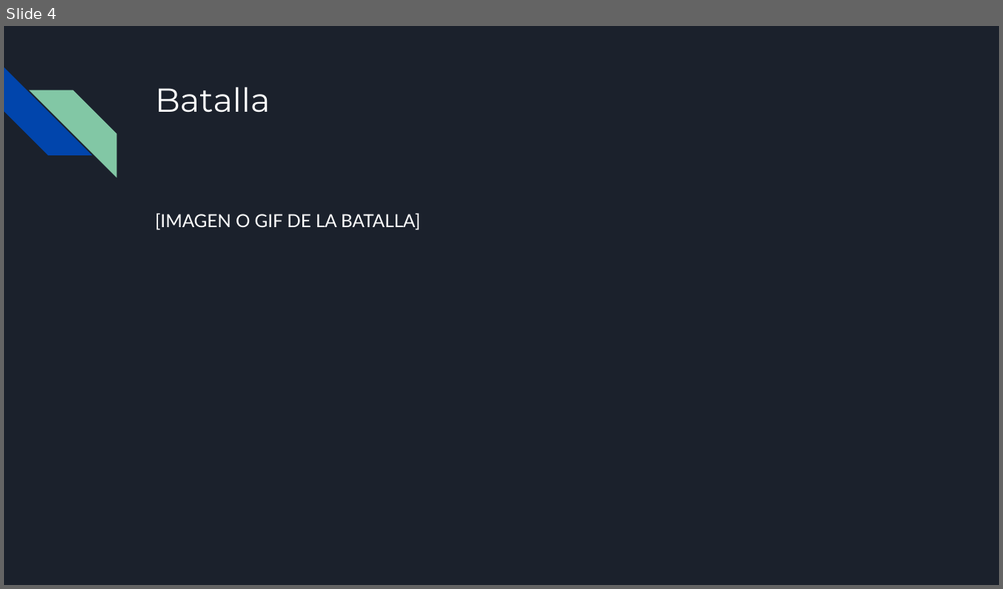
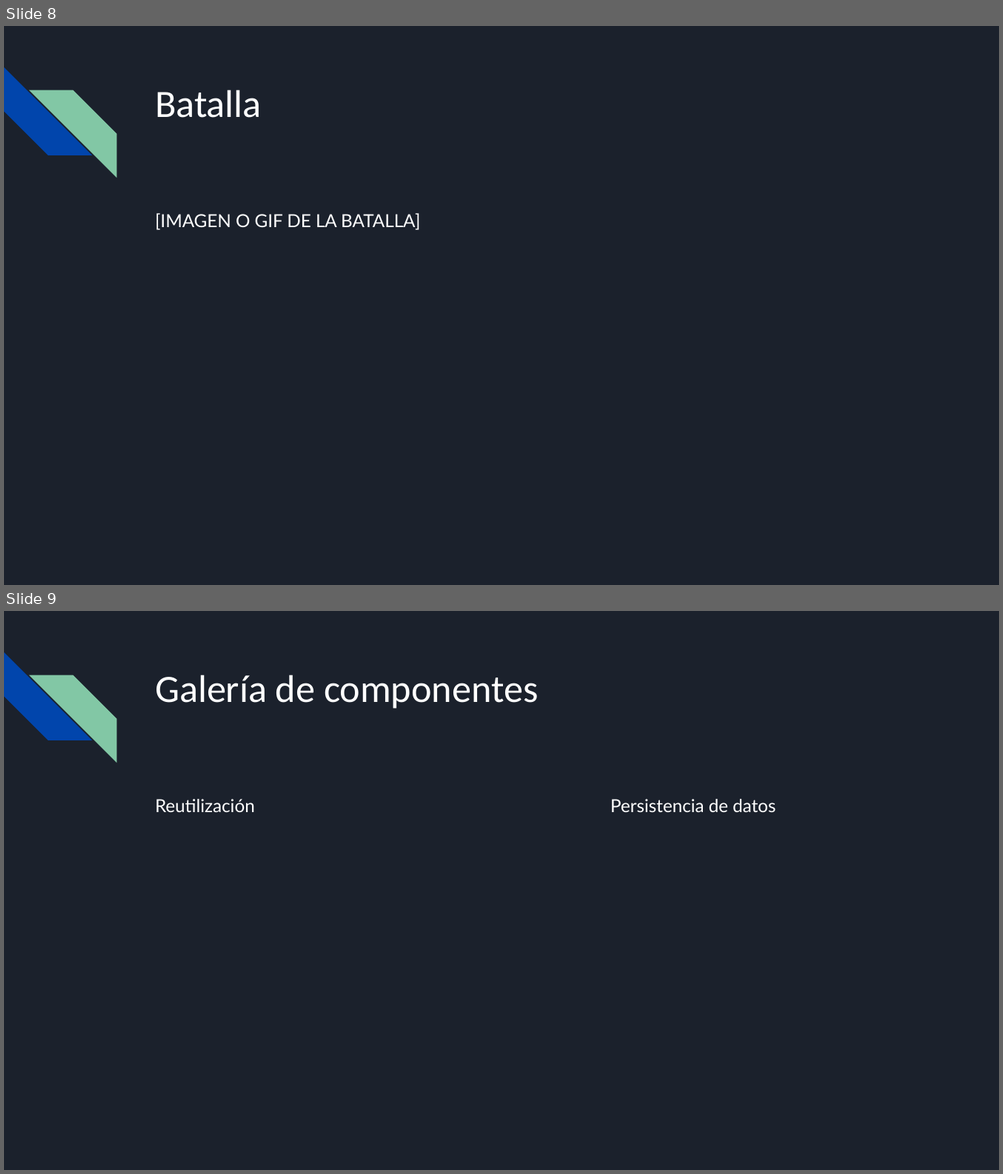
Before and after one commit to broxigar91/TFG, a slide deck: TFG.pptx. Shown one above the other, each under a label of ours: slide 4 before the commit, slides 8 and 9 after it. The pictures are 1003x589 and 1003x1174 pixels, drawn with LibreOffice and Linux fonts; fonts in the diff are those of the drawing. Boxes give left, top, right and bottom in pixels: in the first picture for what was removed or moved away, otherwise in the second. Text is boxed around its words. In the diff, an @@ line names an element or a change of style, - is before the commit and + after.

```diff
--- a/TFG.pptx
+++ b/TFG.pptx
@@ slide 9 added at [4,611,999,1170], background #1B212C; not listed: 2 template elements that a slide beside it also shows @@
@@ title added at [155,675,538,709], 28 pt, text #FFFFFF @@
+Galería de componentes
@@ text added at [155,799,255,812], 13 pt, text #FFFFFF @@
+Reutilización
@@ text added at [610,799,775,812], 13 pt, text #FFFFFF @@
+Persistencia de datos
@@ what was slide 4 is now slide 8 @@
@@ slide 8 changed as well @@
@@ title "Batalla" at [155,90,262,118]: size 24 to 28 pt, font Montserrat to Calibri @@
```
Also in this commit, not shown: 10 other slides changed, 3 other slides added, 4 slides removed.
